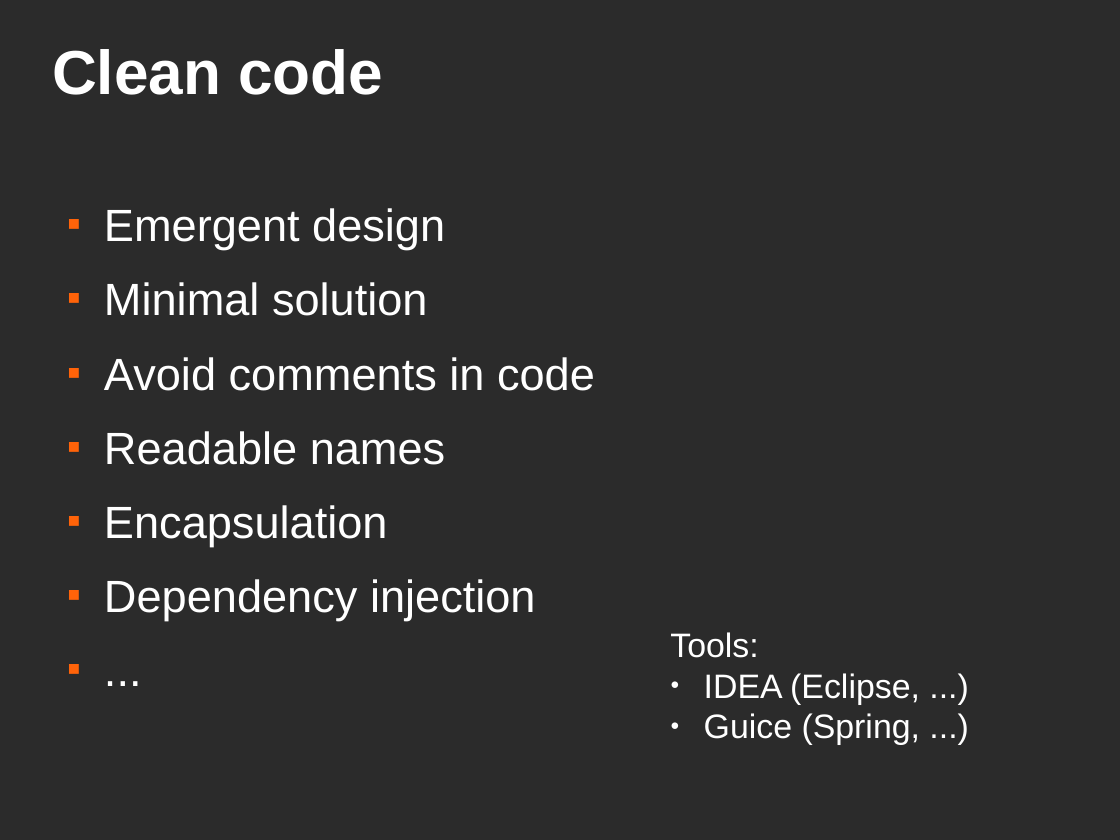
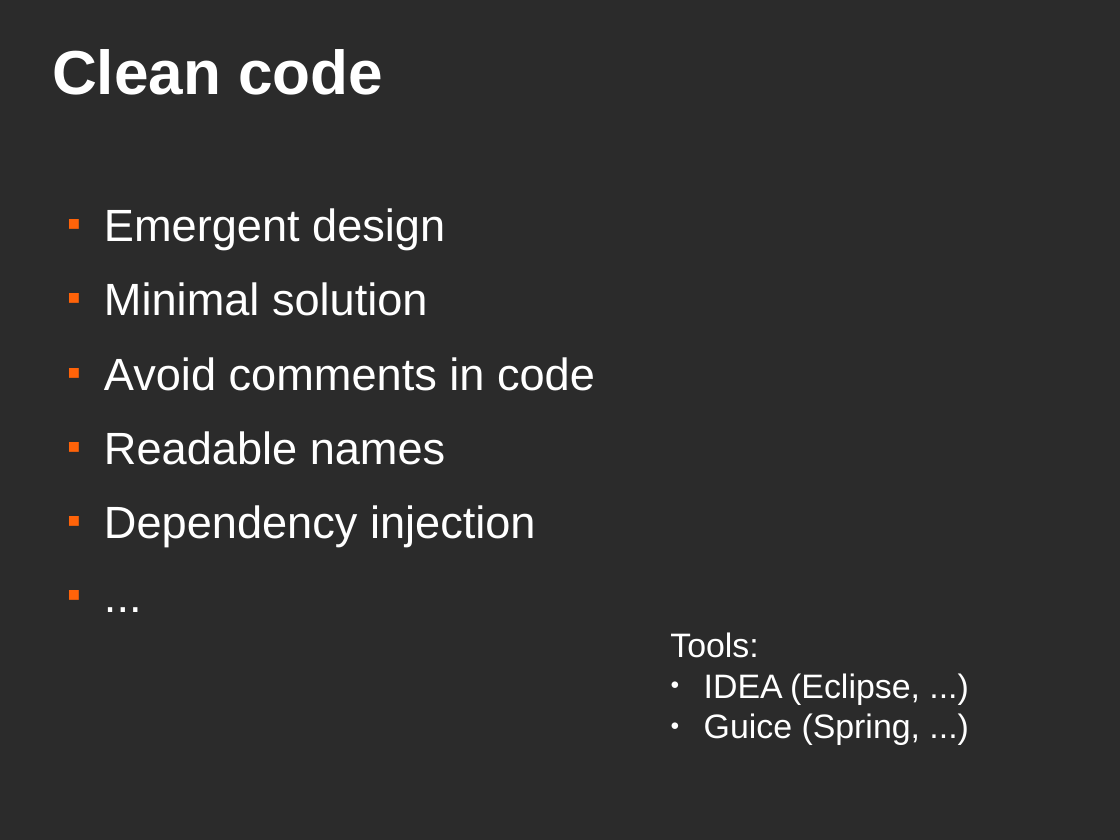
Before and after one commit to asolntsev/presentations, a slide deck: slide 7 of agile-technical-practices/agile-techical-practices.agile-ee.odp (slide 6 before the commit). Drawn at 1120x840 pixels with LibreOffice and Linux fonts; fonts in the diff are those of the drawing; background and template pictures are left out; a plain dark background stands for a picture behind light text. Boxes give left, top, right and bottom in pixels: in the first picture for what was removed or moved away, otherwise in the second. Text is boxed around its words. In the diff, an @@ line names an element or a change of style, - is before the commit and + after.

```diff
--- a/agile-technical-practices/agile-techical-practices.agile-ee.odp
+++ b/agile-technical-practices/agile-techical-practices.agile-ee.odp
@@ text at (104,505,388,547): paragraph removed @@
-■ Encapsulation
```
Also in this commit, not shown: 2 other slides changed, 7 slides added, 2 slides removed, 1 other file.
